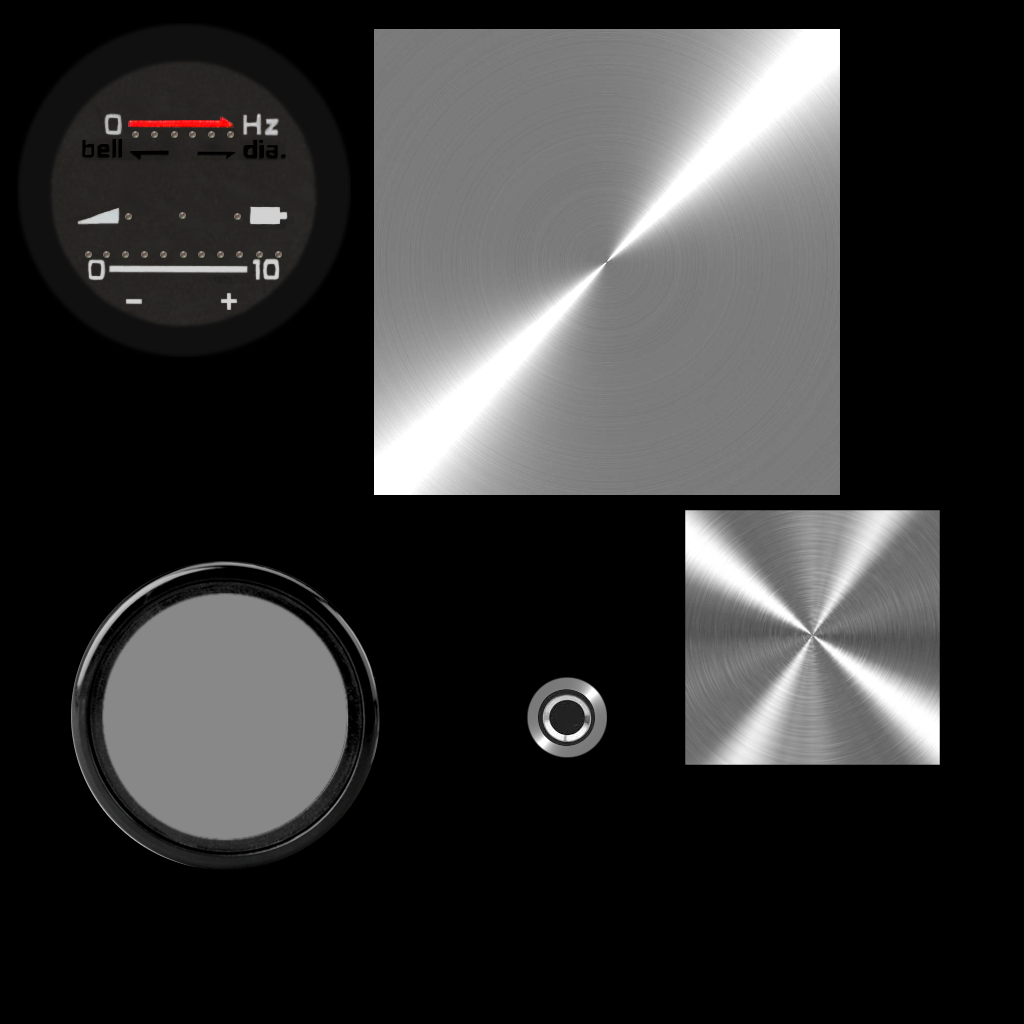
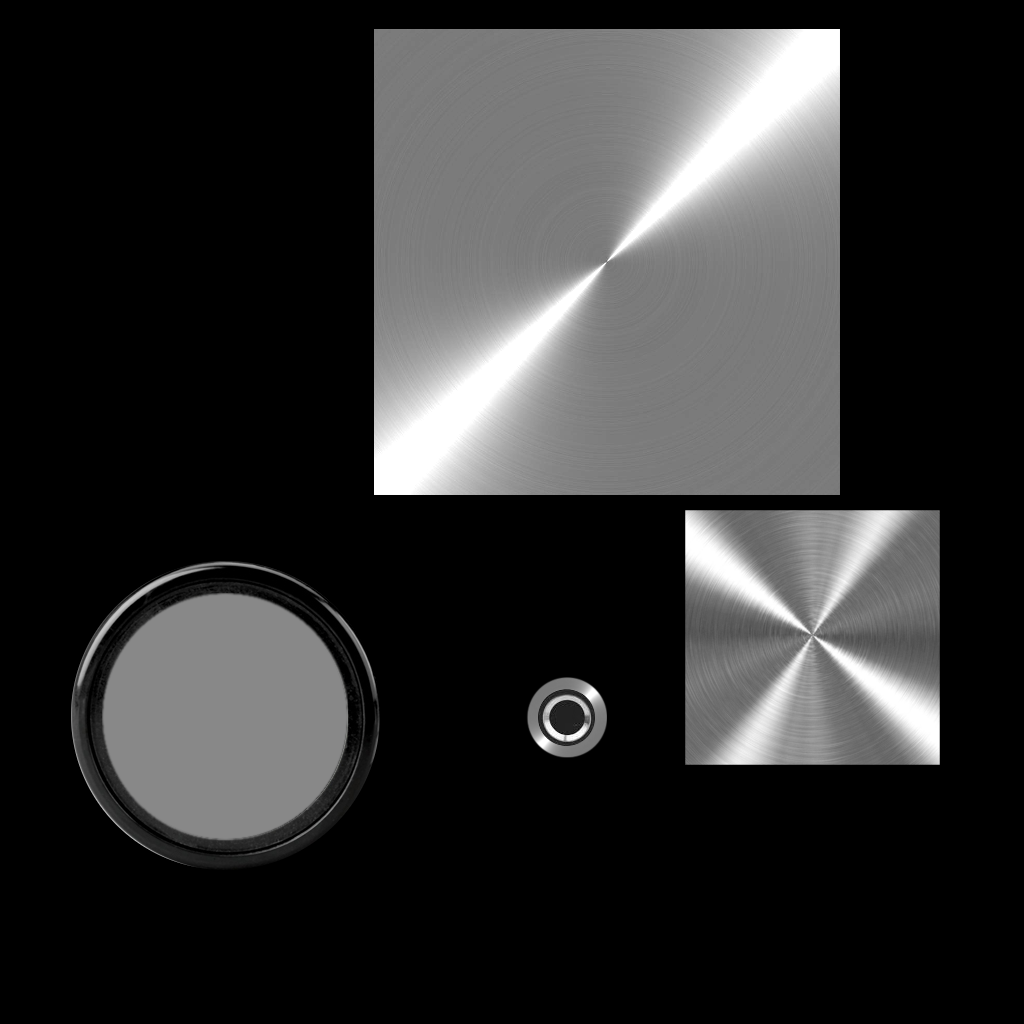
Revision of a layered 1024 x 1024 image; what changed, layer by layer:
hid "Pasted Layer #1" over [128, 116, 234, 128]
hid "Pasted Layer #3" over [85, 131, 282, 258]
hid "Pasted Layer #4" over [82, 139, 286, 160]
hid "Pasted Layer #5" over [81, 138, 285, 162]
hid "Pasted Layer #7", opacity 100% → 43% over [77, 113, 288, 310]
hid "Pasted Layer #8" over [17, 23, 351, 357]
hid "Pasted Layer copy", opacity 100% → 87% over [17, 23, 351, 357]
